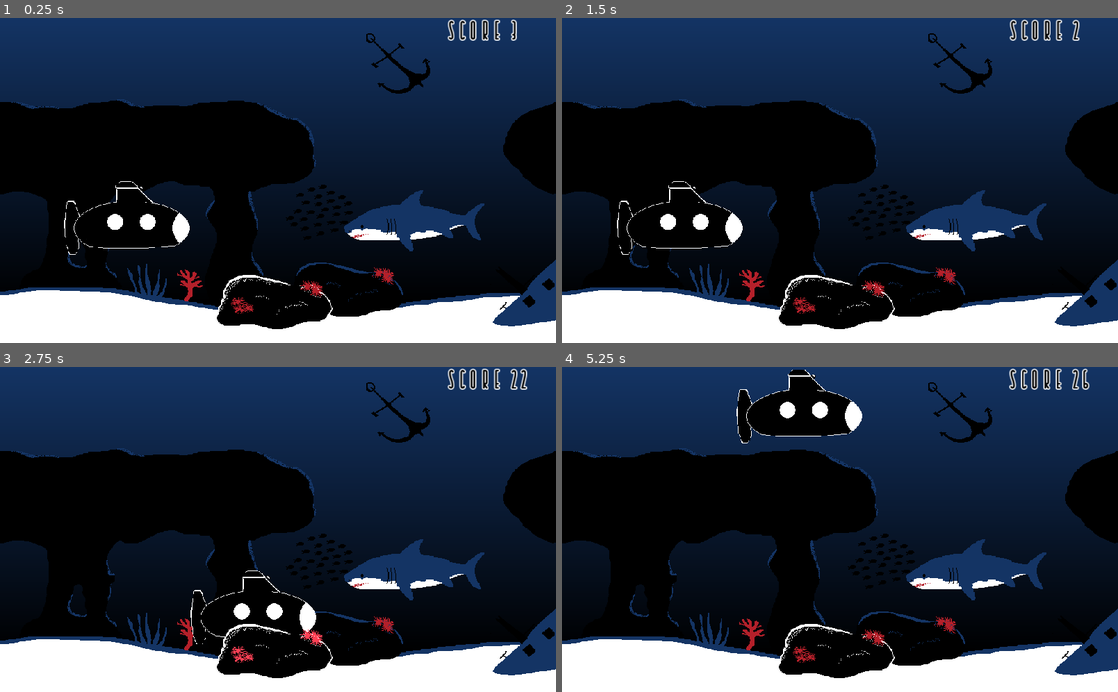
Above: before the commit, frames 1-4 (two rows, left to right).
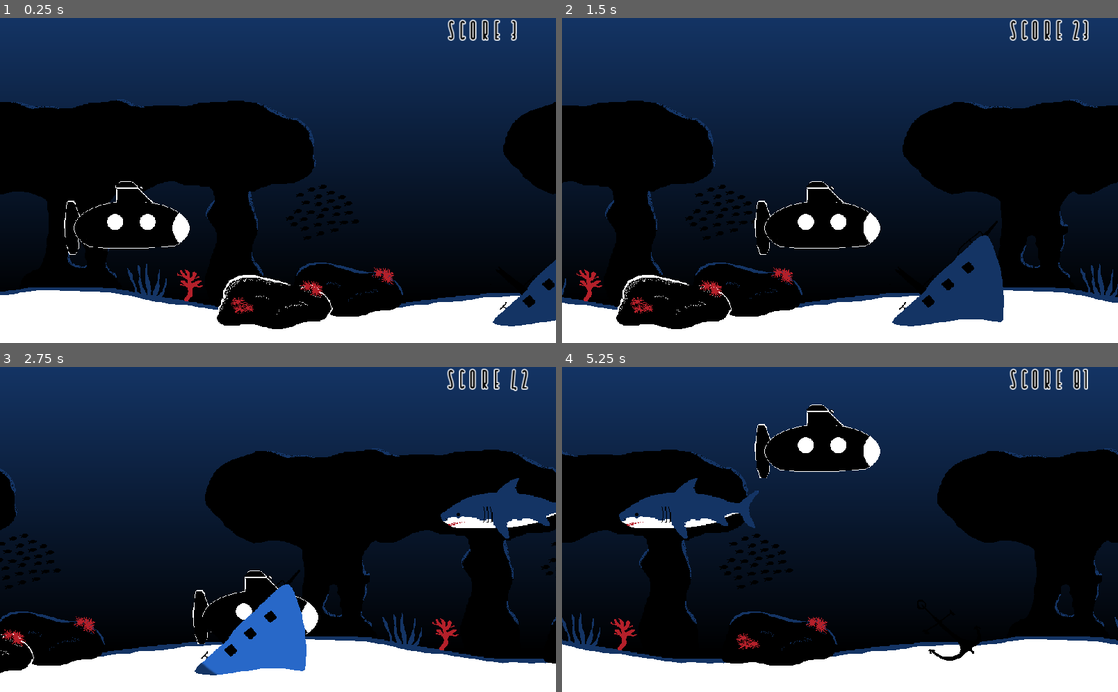
Above: after the commit, the same moments.

Repository: farmdogsdev/godot-jam
Game: Godot game, scene res://resources/TestScene.tscn
Two runs of this game, one before a commit and one after it. Both use one fixed random seed, a clock stepped at 60 frames per second and the inputs below.
Inputs (mouse positions are in pixels of both pictures, inside the frame that each line leads up to):
- Up to frame 1 (0.25 s): no input
- Up to frame 2 (1.5 s): hold Right (ui_right) 0.53-1.25 s; click (840, 287) at 1.25 s, where only the run before the commit has a clickable "play again"
- Up to frame 3 (2.75 s): hold Down (ui_down) from 2.03 s (still down)
- Up to frame 4 (5.25 s): release Down (ui_down) at 2.78 s; hold Right (ui_right) 2.78-3.5 s; click (840, 636) at 3.5 s, where only the run before the commit has a clickable "play again"; hold Up (ui_up) 4.28-5.03 s; hold Left (ui_left) from 5.03 s (still down)

The runs differ from the first frame. In frame 1, 2.5% of the frame differs, in the area x 61-88%, y 4-72%; in frame 2, 34%; in frame 3, 39%, in the area x 0-100%, y 0-96%; in frame 4, 32%.

Commit message:
finishing up

Diff:
--- a/resources/GameOverScreen.gd
+++ b/resources/GameOverScreen.gd
@@ -1,6 +1,6 @@
 extends ColorRect
 
-
+onready var score_report = get_node("res://resources/GameUI.tscn")
 # Declare member variables here. Examples:
 # var a = 2
 # var b = "text"
@@ -8,7 +8,8 @@
 
 # Called when the node enters the scene tree for the first time.
 func _ready():
-	pass # Replace with function body.
+	pass
+	#$VBoxContainer2/RichTextLabel.text += str(score_report.get_score())
 
 func _on_BackToTitle_pressed():
 	get_tree().change_scene("res://resources/TitleScreen.tscn")
--- a/resources/GameOverScreen.tscn
+++ b/resources/GameOverScreen.tscn
@@ -54,18 +54,14 @@
 alignment = 1
 
 [node name="RichTextLabel" type="RichTextLabel" parent="VBoxContainer2"]
-margin_top = 178.0
+margin_top = 239.0
 margin_right = 1024.0
-margin_bottom = 422.0
+margin_bottom = 361.0
 custom_fonts/normal_font = SubResource( 8 )
 bbcode_enabled = true
 bbcode_text = "[center]the sub crashed
-
-your final score is xscorex
 [/center]"
 text = "the sub crashed
-
-your final score is xscorex
 "
 fit_content_height = true
 
--- a/resources/GameUI.gd
+++ b/resources/GameUI.gd
@@ -5,10 +5,11 @@
 
 var score = 0
 
-func _ready():
-	pass
 
 func generate_score():
 	var curr_time = OS.get_ticks_msec() - start_time
 	score = curr_time / 64
 	$"VBoxContainer/Score".text = "Score: " + str(score)
+
+func get_score():
+	return score
--- a/resources/Sub.tscn
+++ b/resources/Sub.tscn
@@ -45,9 +45,11 @@
 
 [node name="SharkGroan" type="AudioStreamPlayer2D" parent="."]
 stream = ExtResource( 7 )
+volume_db = 4.815
 
 [node name="LeviathanGroan" type="AudioStreamPlayer2D" parent="."]
 stream = ExtResource( 6 )
+volume_db = 5.778
 
 [node name="Thud" type="AudioStreamPlayer2D" parent="."]
 stream = ExtResource( 8 )
--- a/resources/TestScene.tscn
+++ b/resources/TestScene.tscn
@@ -8,7 +8,6 @@
 [ext_resource path="res://resources/SunkenShip.tscn" type="PackedScene" id=6]
 [ext_resource path="res://resources/Leviathan.tscn" type="PackedScene" id=7]
 [ext_resource path="res://resources/Anchor.tscn" type="PackedScene" id=8]
-[ext_resource path="res://resources/SchoolFish.tscn" type="PackedScene" id=9]
 
 [node name="Node2D" type="Node2D"]
 
@@ -34,20 +33,29 @@
 [node name="Rock" parent="." instance=ExtResource( 3 )]
 position = Vector2( 502, 517 )
 
+[node name="Rock2" parent="." instance=ExtResource( 3 )]
+position = Vector2( 3298, 496 )
+
 [node name="Shark" parent="." instance=ExtResource( 5 )]
-position = Vector2( 780, 365 )
+position = Vector2( 1507, 252 )
+
+[node name="Shark2" parent="." instance=ExtResource( 5 )]
+position = Vector2( 3610, 308 )
+
+[node name="Shark3" parent="." instance=ExtResource( 5 )]
+position = Vector2( 3224, 203 )
 
 [node name="SunkenShip" parent="." instance=ExtResource( 6 )]
 position = Vector2( 1011, 471 )
 
-[node name="SchoolFish" parent="." instance=ExtResource( 9 )]
-position = Vector2( 1723, 414 )
+[node name="SunkenShip2" parent="." instance=ExtResource( 6 )]
+position = Vector2( 2815, 457 )
 
 [node name="Anchor" parent="." instance=ExtResource( 8 )]
-position = Vector2( 733, 84 )
+position = Vector2( 1969, 486 )
 
 [node name="Leviathan" parent="." instance=ExtResource( 7 )]
-position = Vector2( 1398, 234 )
+position = Vector2( 2548, 246 )
 
 [node name="CanvasLayer" type="CanvasLayer" parent="."]
 
--- a/resources/scripts/Sub.gd
+++ b/resources/scripts/Sub.gd
@@ -64,5 +64,5 @@
 		$CrashSound.play()
 	elif body.name == "SunkenShip":
 		$Thud.play()
-	if $CrashSound.playing == false:
+	if $CrashSound.playing == false and $LeviathanGroan.playing == false and $Thud.playing == false and $SharkGroan.playing == false:
 		game_over = true
Not shown, added: assets/graphics/lightbulb.png.import
Not shown: 1 places in resources/TestScene.tscn that only renumber resources
